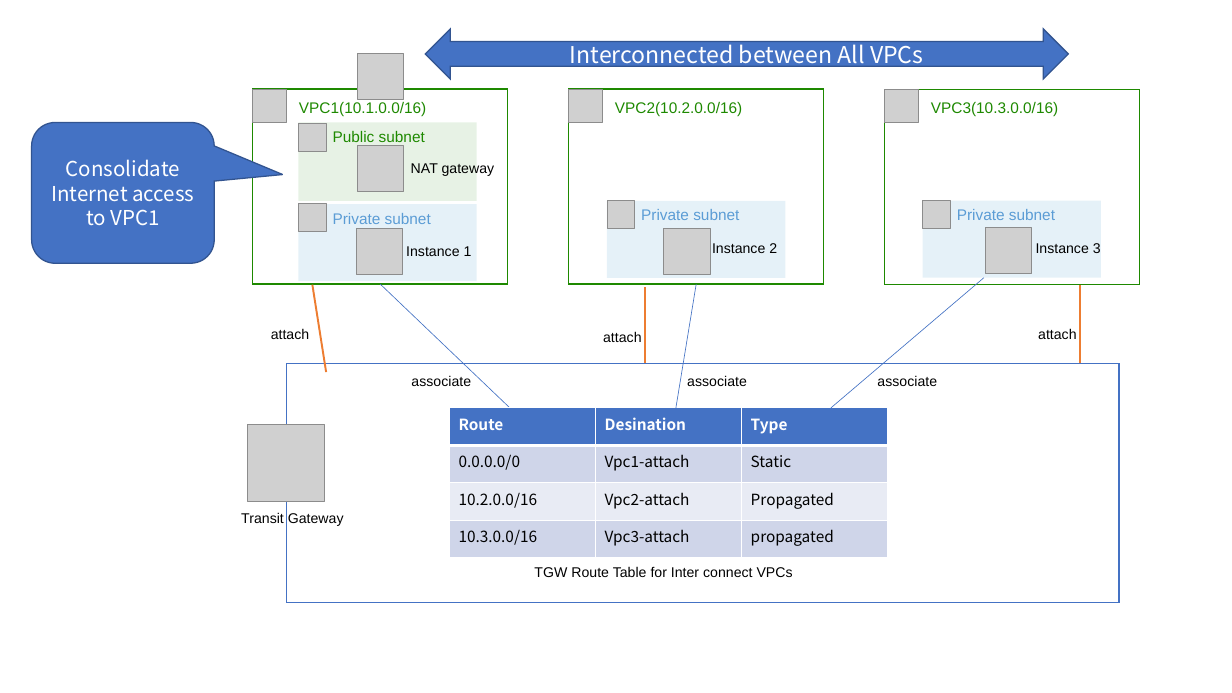
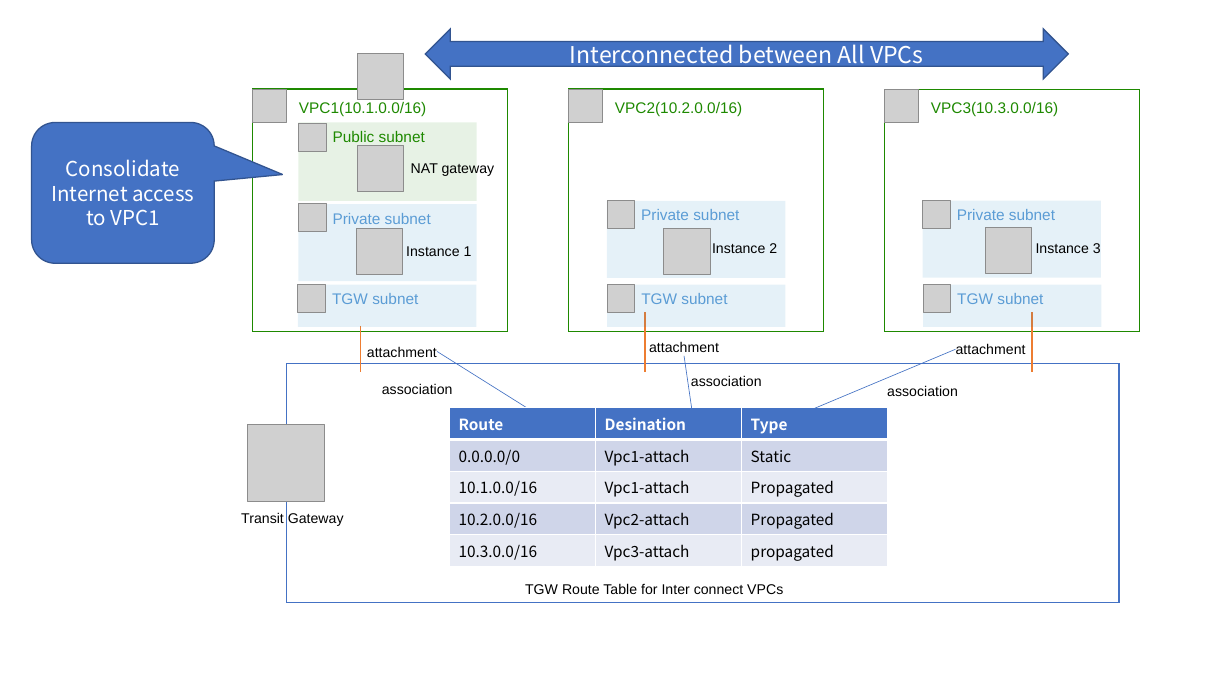
Before and after one commit to tomofuminijo/aws-transit-gateway-demo, a slide deck: slide 1 of images/images.pptx. Drawn at 1232x693 pixels with LibreOffice and Linux fonts; fonts in the diff are those of the drawing; grey boxes stand for pictures. Boxes give left, top, right and bottom in pixels: in the first picture for what was removed or moved away, otherwise in the second. Text is boxed around its words. In the diff, an @@ line names an element or a change of style, - is before the commit and + after.

Commit message:
Add TGW Subnet

```diff
--- a/images/images.pptx
+++ b/images/images.pptx
@@ rectangle "VPC1(10.1.0.0/16)": place and size @@
-rectangle "VPC1(10.1.0.0/16)" at (253,89,508,284)
+rectangle "VPC1(10.1.0.0/16)" at (253,89,508,332)
@@ rectangle "VPC2(10.2.0.0/16)": place and size @@
-rectangle "VPC2(10.2.0.0/16)" at (569,89,824,284)
+rectangle "VPC2(10.2.0.0/16)" at (569,89,824,332)
@@ rectangle "VPC3(10.3.0.0/16)": place and size @@
-rectangle "VPC3(10.3.0.0/16)" at (885,90,1141,285)
+rectangle "VPC3(10.3.0.0/16)" at (885,90,1141,332)
@@ rectangle added at (298,285,476,327), fill #007CBC at 10% opacity, 12 pt, text #5B9CD5 @@
+TGW subnet
@@ picture added at (298,285,325,312) @@
@@ rectangle added at (607,285,786,327), fill #007CBC at 10% opacity, 12 pt, text #5B9CD5 @@
+TGW subnet
@@ picture added at (607,285,635,312) @@
@@ rectangle added at (923,285,1102,327), fill #007CBC at 10% opacity, 12 pt, text #5B9CD5 @@
+TGW subnet
@@ picture added at (923,285,951,312) @@
@@ line moved from (312, 285) - (326, 372) to (360, 326) - (360, 372) @@
@@ line moved from (645, 287) - (645, 363) to (645, 312) - (645, 372) @@
@@ line moved from (1080, 285) - (1080, 363) to (1032, 312) - (1032, 372) @@
@@ text at (367,347,437,357): text changed @@
-attach
+attachment
@@ line moved from (381, 285) - (510, 408) to (437, 351) - (527, 408) @@
@@ text at (649,342,719,352): text changed @@
-attach
+attachment
@@ line moved from (696, 285) - (677, 408) to (684, 356) - (692, 409) @@
@@ line moved from (984, 278) - (831, 408) to (956, 349) - (812, 409) @@
@@ text at (956,343,1026,354): text changed @@
-attach
+attachment
@@ text at (382,383,453,394): text changed @@
-associate
+association
@@ text at (691,375,762,386): text changed @@
-associate
+association
@@ text at (887,385,958,396): text changed @@
-associate
+association
@@ table at (449,408,887,566) @@
+row 3: 10.1.0.0/16 | Vpc1-attach | Propagated
@@ text "TGW Route Table for Inter ...": place and size @@
-text "TGW Route Table for Inter ..." at (534,566,793,577)
+text "TGW Route Table for Inter ..." at (525,583,783,594)
```
Also in this commit, not shown: 3 other slides changed, 10 other files.
